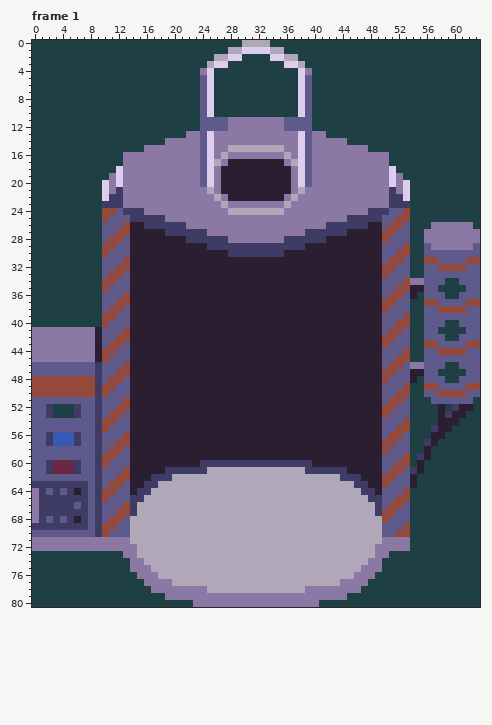
A pixel-art file gets an edit: CloningMachine/CloningMachineNew.aseprite. Above is the file before it was changed.
64x81 pixels, 1 frame. Colours within 5 levels of each other are drawn and written as one. Shown: frame 1. The commit also changed other frames, which this record leaves out.
New version:
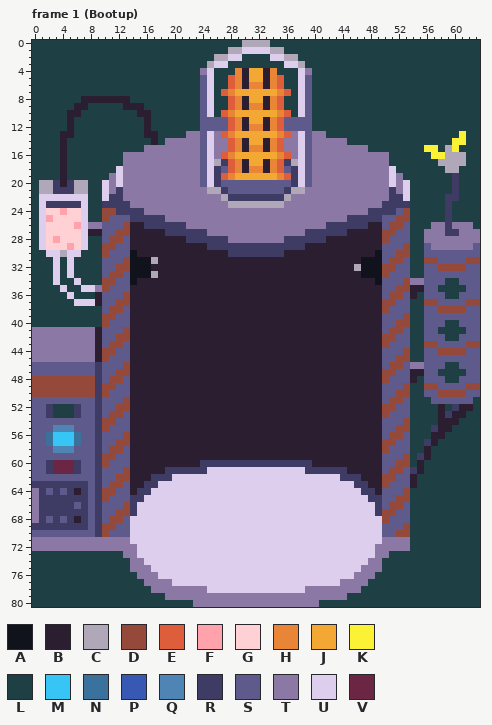
Palette (. is transparent): A #10121c  B #2c1e31  C #b0a7b8  D #94493a  E #de5d3a  F #ffa2ac  G #ffd1d5  H #e98537  J #f3a833  K #fbf236  L #1e4044  M #36c5f4  N #3b719d  P #3859b3  Q #4e85b5  R #3e3b65  S #5e5b8c  T #8c78a5  U #deceed  V #6b2643
The exact change:
layer "Extras" added
layer "Hat" added
layer "HatMachine" removed
Changed rows in their new state; - is an unchanged pixel.
Frame 1 (Bootup):
first column x 1:
 4 ----------------------------HBJJBH---------------------------
 5 ---------------------------EHBJJBHE--------------------------
 6 ---------------------------EHBHHBHE--------------------------
 7 --------------------------EHJJJJJJHE-------------------------
 8 ------BBBBBBB--------------EHBJJBHE--------------------------
 9 -----BB-----BBB------------EHBHHBHE--------------------------
10 ----BB--------BB----------EHJJJJJJHE-------------------------
11 ----B----------B-----------EHBJJBHE--------------------------
12 ----B----------B-----------EHBHHBHE--------------------------
13 ---BB----------BB---------EHJJJJJJHE------------------------K
14 ---B------------B----------EHBJJBHE------------------------KK
15 ---B-----------------------EHBHHBHE--------------------KK-CK-
16 ---B----------------------EHJJJJJJHE--------------------KKCCC
17 ---B----------------------REH-JJ-HER---------------------CCCC
18 ---B---------------------RSEH-HH-HESR---------------------CC-
19 ---B---------------------REHJJJJJJHER----------------------R-
20 CCRBRCC------------------RSSSSSSSSSSR----------------------R-
21 CCRRRCC------------------CRSSSSSSSSRC----------------------R-
22 UUUUUUU------------------TCRRRRRRRRCT---------------------RR-
23 URRRRRU-----R-------------TCCCCCCCCT-------------R--------R--
24 UGGFGGU----R---------------TTTTTTTT---------------R-------R--
25 UFGGGGU---------------------------------------------------R--
26 UGGGGFUTT-------------------------------------------------R--
27 UGGGGGUBB-------------------------------------------------RR-
28 UGFGGGU------------------------------------------------------
29 UGGGFGU------------------------------------------------------
30 -UUCUU-------A----------------------------------A------------
31 --U-U--------AAAC-----------------------------AAA------------
32 --U-U--------AAA-----------------------------CAAA------------
33 --U-U--------AAAC-----------------------------AAA------------
34 --U--U-------A----------------------------------A------------
35 ---U--UUT----------------------------------------------------
36 ----U---B----------------------------------------------------
37 -----UUUB----------------------------------------------------
first column x 2:
55 -QQQ--------------------------------------------
56 NMMMN-------------------------------------------
57 NMMMN-------------------------------------------
58 -QQQ--------------------------------------------
61 -----------------------UUUUUUUUUUUUUU-----------
62 ------------------UUUUUUUUUUUUUUUUUUUUUUUU------
63 ----------------UUUUUUUUUUUUUUUUUUUUUUUUUUUU----
64 ---------------UUUUUUUUUUUUUUUUUUUUUUUUUUUUUU---
65 --------------UUUUUUUUUUUUUUUUUUUUUUUUUUUUUUUU--
66 -------------UUUUUUUUUUUUUUUUUUUUUUUUUUUUUUUUUU-
67 -------------UUUUUUUUUUUUUUUUUUUUUUUUUUUUUUUUUU-
68 ------------UUUUUUUUUUUUUUUUUUUUUUUUUUUUUUUUUUUU
69 ------------UUUUUUUUUUUUUUUUUUUUUUUUUUUUUUUUUUUU
70 ------------UUUUUUUUUUUUUUUUUUUUUUUUUUUUUUUUUUUU
71 ------------UUUUUUUUUUUUUUUUUUUUUUUUUUUUUUUUUUUU
72 -------------UUUUUUUUUUUUUUUUUUUUUUUUUUUUUUUUUU-
73 -------------UUUUUUUUUUUUUUUUUUUUUUUUUUUUUUUUUU-
74 --------------UUUUUUUUUUUUUUUUUUUUUUUUUUUUUUUU--
75 ---------------UUUUUUUUUUUUUUUUUUUUUUUUUUUUUU---
76 ----------------UUUUUUUUUUUUUUUUUUUUUUUUUUUU----
77 ------------------UUUUUUUUUUUUUUUUUUUUUUUU------
78 -----------------------UUUUUUUUUUUUUU-----------
Changed places in both pictures, as pixel boxes (x1, y1, x2, y2):
changed: (214, 68, 298, 215)
changed: (39, 96, 158, 306)
changed: (424, 131, 466, 236)
changed: (382, 201, 396, 215)
changed: (354, 250, 382, 285)
changed: (46, 425, 81, 453)
changed: (130, 467, 382, 593)
